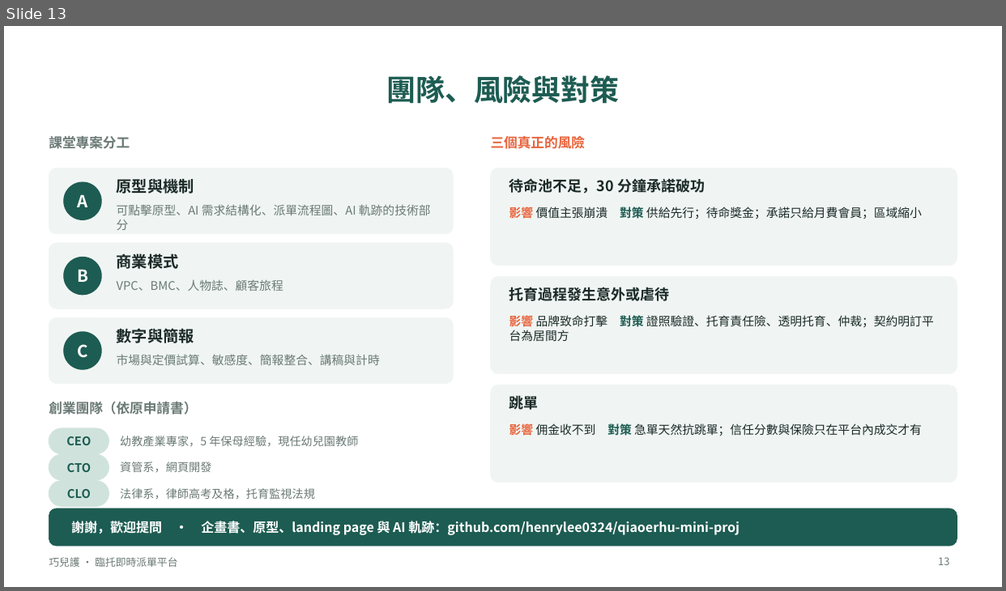
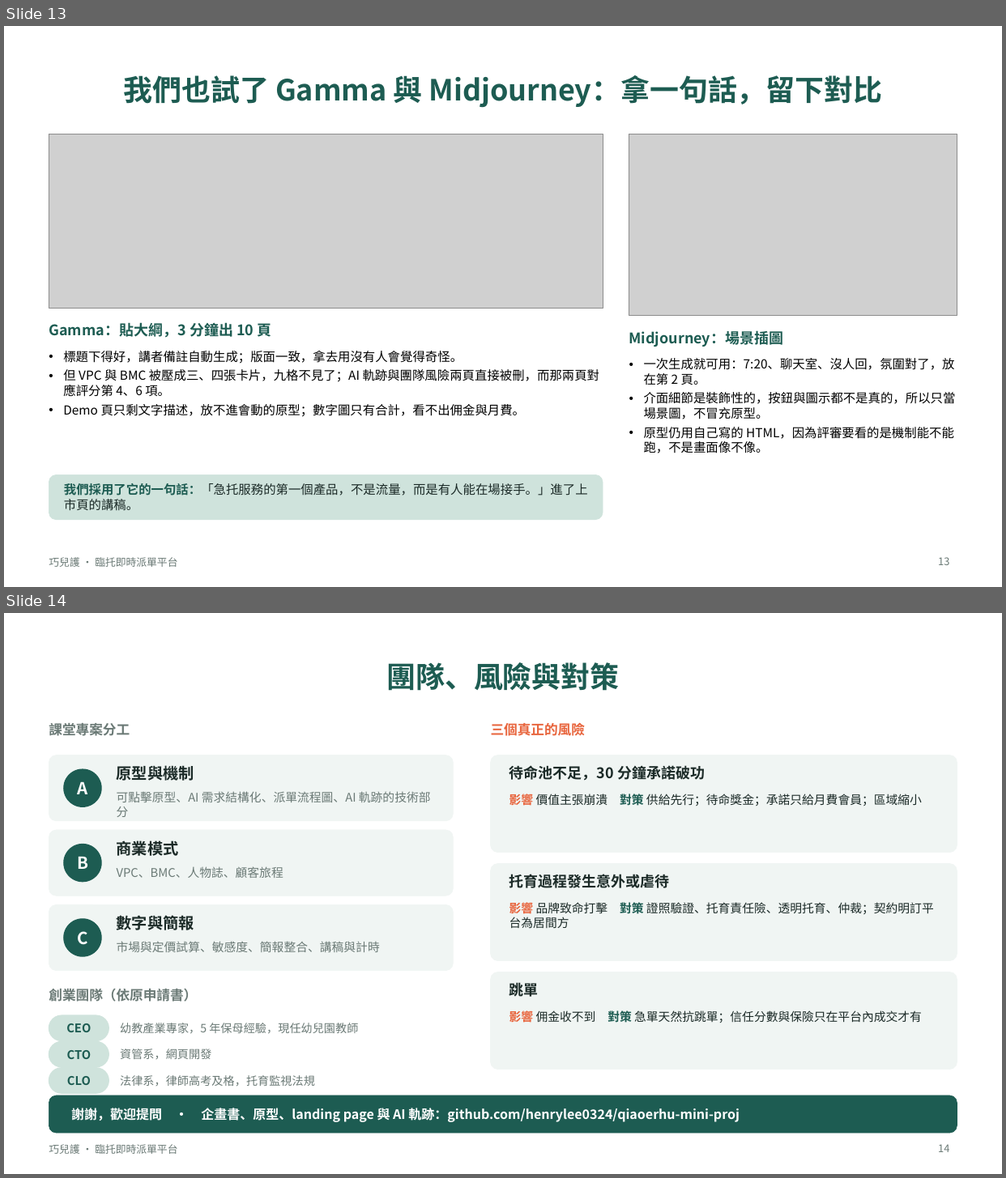
Before and after one commit to henrylee0324/qiaoerhu-mini-proj, a slide deck: 巧兒護_簡報.pptx. Shown one above the other, each under a label of ours: slide 13 before the commit, slides 13 and 14 after it. The pictures are 1006x591 and 1006x1178 pixels, drawn with LibreOffice and Linux fonts; fonts in the diff are those of the drawing; grey boxes stand for pictures. Boxes give left, top, right and bottom in pixels: in the first picture for what was removed or moved away, otherwise in the second. Text is boxed around its words. In the diff, an @@ line names an element or a change of style, - is before the commit and + after.

```diff
--- a/巧兒護_簡報.pptx
+++ b/巧兒護_簡報.pptx
@@ slide 13 added at <box>4,26,1002,587</box>, background #FFFFFF; not listed: 1 template element that a slide beside it also shows @@
@@ title added at <box>124,75,883,108</box>, 28 pt, text #1D5C52, bold @@
+我們也試了 Gamma 與 Midjourney：拿一句話，留下對比
@@ picture added at <box>49,135,603,308</box> @@
@@ picture added at <box>629,135,957,316</box> @@
@@ text added at <box>49,322,272,338</box>, 14 pt, text #1D5C52, bold @@
+Gamma：貼大綱，3 分鐘出 10 頁
@@ text added at <box>629,331,784,347</box>, 14 pt, text #1D5C52, bold @@
+Midjourney：場景插圖
@@ text added at <box>63,351,600,417</box>, 12 pt, text #000000 @@
+• 標題下得好，講者備註自動生成；版面一致，拿去用沒有人會覺得奇怪。
+• 但 VPC 與 BMC 被壓成三、四張卡片，九格不見了；AI 軌跡與團隊風險兩頁直接被刪，而那兩頁對應評分第 4、6 項。
+• Demo 頁只剩文字描述，放不進會動的原型；數字圖只有合計，看不出佣金與月費。
@@ text added at <box>644,358,956,454</box>, 12 pt, text #000000 @@
+• 一次生成就可用：7:20、聊天室、沒人回，氛圍對了，放在第 2 頁。
+• 介面細節是裝飾性的，按鈕與圖示都不是真的，所以只當場景圖，不冒充原型。
+• 原型仍用自己寫的 HTML，因為評審要看的是機制能不能跑，不是畫面像不像。
@@ rounded rectangle added at <box>49,476,603,520</box>, fill #CFE3DC, outline #CFE3DC 0.5 pt @@
@@ text added at <box>64,484,588,510</box>, 12 pt, text #1B2A27 @@
+我們採用了它的一句話：「急托服務的第一個產品，不是流量，而是有人能在場接手。」進了上市頁的講稿。
@@ page number added at <box>938,557,949,565</box>, 10 pt, text #6B7A76 @@
+13
@@ what was slide 13 is now slide 14 @@
@@ page number at <box>938,1144,949,1152</box>: text changed @@
-13
+14
```
Also in this commit, not shown: 2 slides changed, 6 other files.
